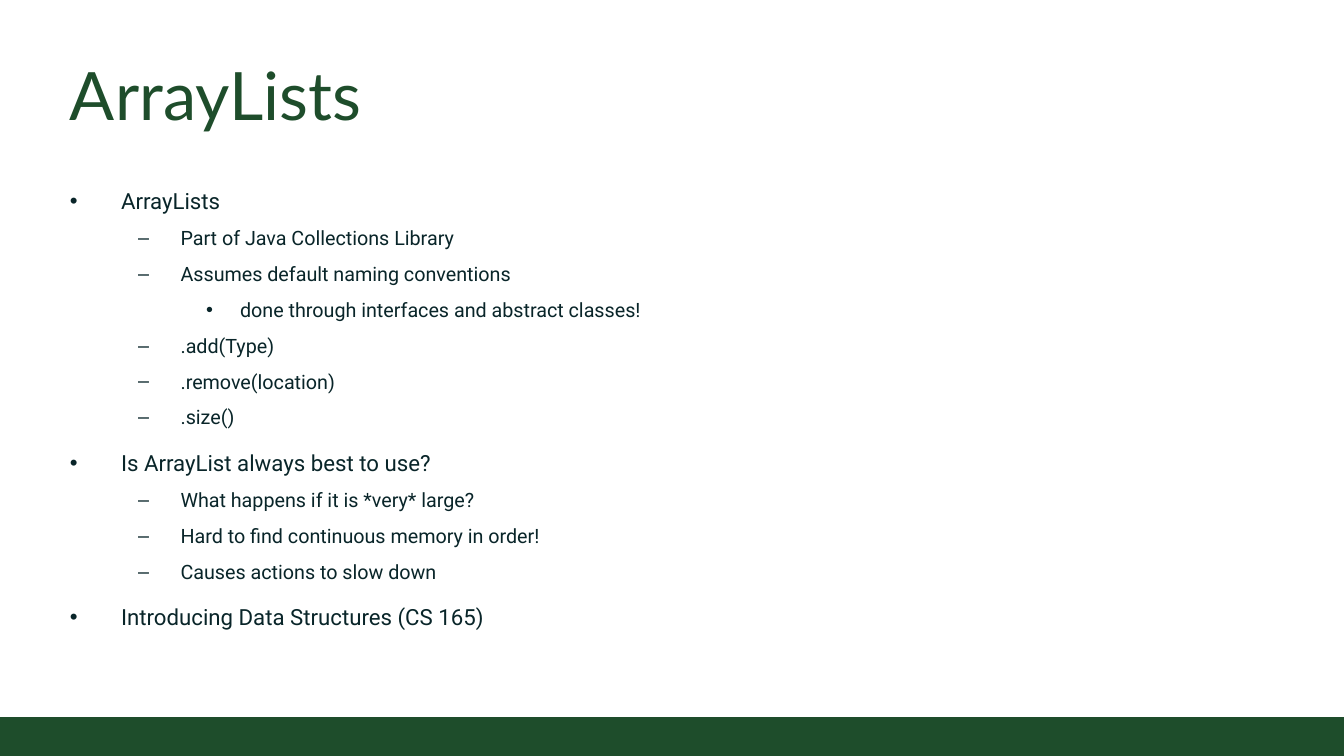
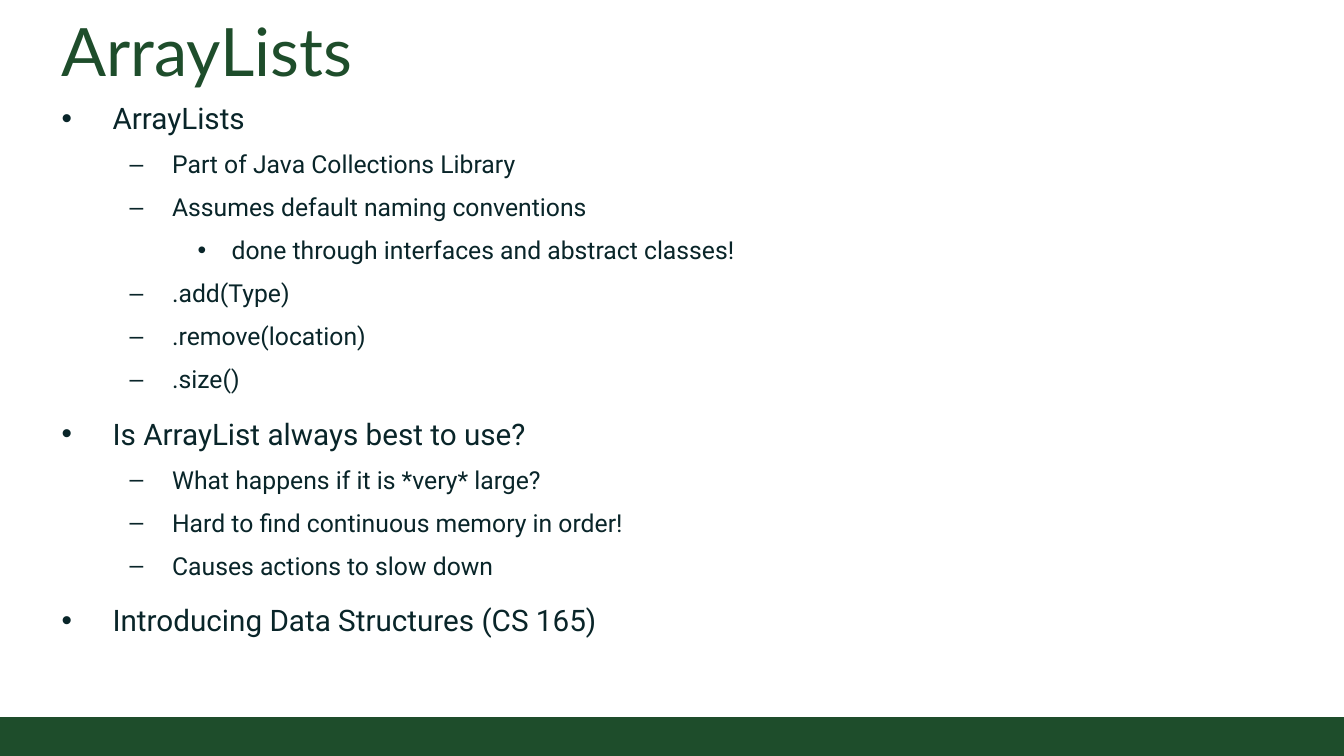
Before and after one commit to CSU-CompSci-CS163-4/Handouts, a slide deck: slide 3 of slides/On-Campus/14_03_Collections.pptx. Drawn at 1344x756 pixels with LibreOffice and Linux fonts; fonts in the diff are those of the drawing; background and template pictures are left out. Boxes give left, top, right and bottom in pixels: in the first picture for what was removed or moved away, otherwise in the second. Text is boxed around its words. In the diff, an @@ line names an element or a change of style, - is before the commit and + after.

Commit message:
Collections Slides updated

```diff
--- a/slides/On-Campus/14_03_Collections.pptx
+++ b/slides/On-Campus/14_03_Collections.pptx
@@ title "ArrayLists": place and size @@
-title "ArrayLists" at (70, 71, 361, 132)
+title "ArrayLists" at (62, 27, 353, 88)
@@ text "ArrayLists": place and size @@
-text "ArrayLists" at (121, 193, 641, 630)
+text "ArrayLists" at (113, 107, 734, 638)
@@ text "ArrayLists" at (113, 107, 734, 638): size 18 to 24 pt in "ArrayLists", "Is ArrayList always best to use?", "Introducing Data Structures (CS 165)"; size 16 to 20 pt in "Part of Java Collections Library", "Assumes default naming conventions", "done through interfaces and abstract classes!", ".add(Type)" and 5 more places @@
```
Also in this commit, not shown: 5 other slides changed, 4 slides added, 1 slide removed.
